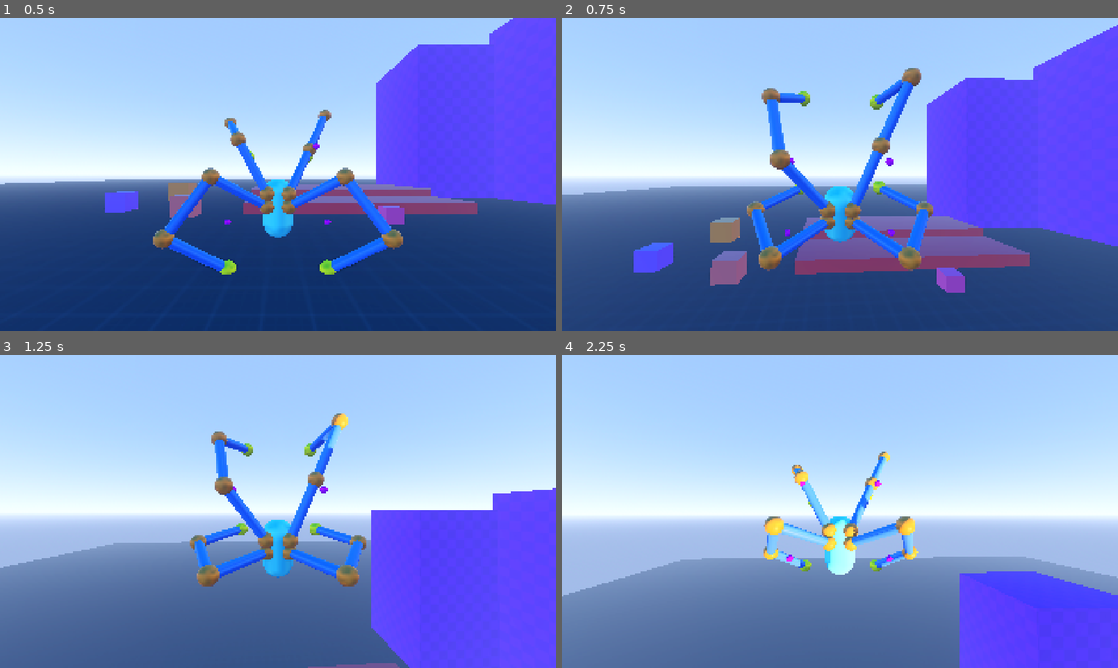
Above: before the commit, frames 1-4 (two rows, left to right).
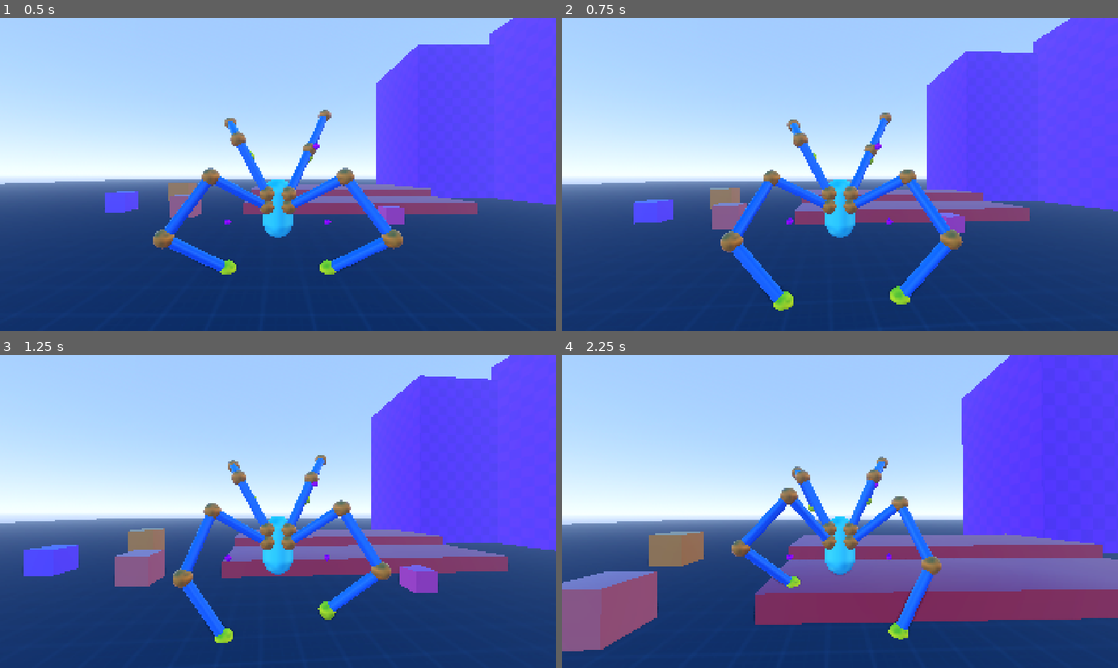
Above: after the commit, the same moments.

Repository: lliamsymonds04/doc-oc
Game: Godot game, scene res://main.tscn
Two runs of this game, one before a commit and one after it. Both use one fixed random seed, a clock stepped at 60 frames per second and the inputs below.
Inputs (mouse positions are in pixels of both pictures, inside the frame that each line leads up to):
- Up to frame 1 (0.5 s): no input
- Up to frame 2 (0.75 s): move the mouse to (867, 174) at 0.52 s; hold W (forward) from 0.53 s (still down); tap Space (jump) at 0.6 s
- Up to frame 3 (1.25 s): keep holding W (forward); tap Space (jump) at 0.77, 1.07 s
- Up to frame 4 (2.25 s): keep holding W (forward); move the mouse to (812, 511) at 1.27 s; tap Space (jump) at 1.35, 1.52, 1.82, 2.1 s; move the mouse to (851, 505) at 2.02 s

Frame 1 is identical in both runs. In frame 2, 26% of the frame differs, in the area x 0-100%, y 0-94%; in frame 3, 61%; in frame 4, 63%, in the area x 0-100%, y 0-100%.
Error after the commit: Invalid access to property or key 'jump_velocity' on a base object of type 'CharacterBody3D (PlayerController)'. (res://systems/player/states/grounded_state.gd…

Commit message:
feat: added air accel to air state

Diff:
--- a/systems/player/player_controller.gd
+++ b/systems/player/player_controller.gd
@@ -3,7 +3,6 @@
 
 
 @export var speed = 5.0
-@export var jump_velocity = 4.5
 @export var turn_speed = 10.0
 @export var arm_mounts: Array[ArmMount] = []
 @export var leg_mounts: Array[ArmMount] = []
@@ -25,6 +24,11 @@
 @export var wall_climb_debounce_time: float = 0.5
 @export var mount_velocity_impulse: float = 5.0
 @export var wall_offset_correction_rate: float = 10.0
+
+@export_category("Air")
+@export var air_accel: float = 5.0
+@export var air_speed: float = 5.0
+
 
 @onready var arms: Array[BasicArm] = []
 @onready var tilt_pivot: Node3D = $TiltPivot
--- a/systems/player/states/air_state.gd
+++ b/systems/player/states/air_state.gd
@@ -46,6 +46,17 @@
 	for mount in p.all_mounts():
 		mount.arm.target = mount.compute_idle_target() + hand_velocity_offset
 
+	var cam_yaw := p.rotation.y
+	var forward := Vector3(-sin(cam_yaw), 0, -cos(cam_yaw))
+	var right := Vector3(cos(cam_yaw), 0, -sin(cam_yaw))
+
+	var direction := forward * -input_dir.y + right * input_dir.x
+	if direction.length_squared() > 0.0:
+		direction = direction.normalized()
+		var target := direction * p.air_speed
+		p.velocity.x = lerp(p.velocity.x, target.x, dt * p.air_accel)
+		p.velocity.z = lerp(p.velocity.z, target.z, dt * p.air_accel)
+
 	var is_grounded = _check_grounded()
 	if is_grounded:
 		return
